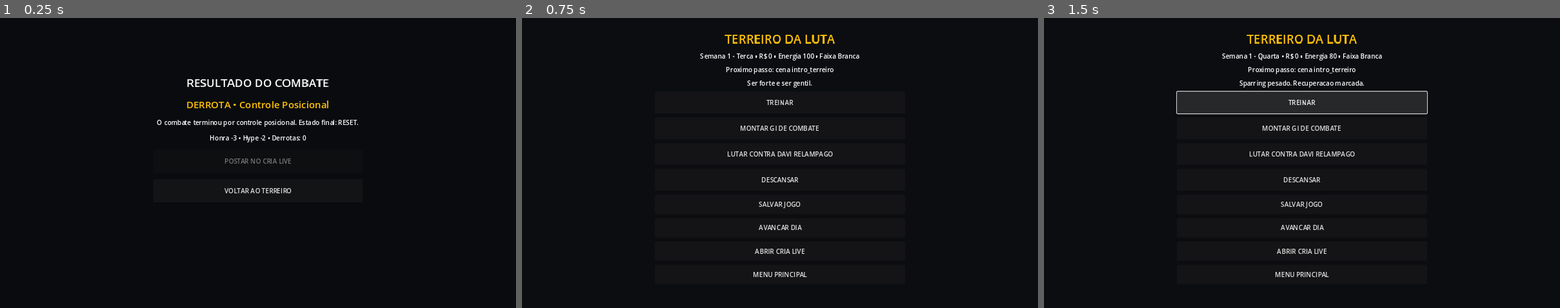
Above: before the commit, frames 1-3 (left to right).
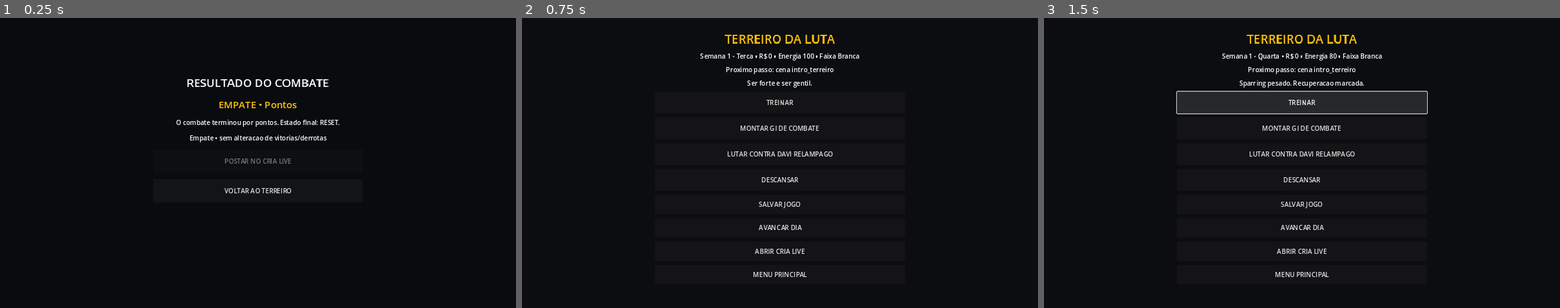
Above: after the commit, the same moments.

Repository: ringuemkt-rgb/cria-do-tatame
Game: Godot game, scene res://scenes/result/ResultScreen.tscn
Two runs of this game, one before a commit and one after it. Both use one fixed random seed, a clock stepped at 60 frames per second and the inputs below. This scene is started directly instead of the project's main scene.
Inputs:
- Up to frame 1 (0.25 s): no input
- Up to frame 2 (0.75 s): click "VOLTAR AO TERREIRO" at 0.5 s
- Up to frame 3 (1.5 s): click "TREINAR" at 1.25 s

The runs differ from the first frame. In frame 1, 1.1% of the frame differs, in the area x 30-70%, y 28-43%; in frame 2, nothing differs; in frame 3, nothing differs.

Commit message:
fix(ui): render grappling point decisions and draws

Diff:
--- a/scenes/result/ResultScreen.gd
+++ b/scenes/result/ResultScreen.gd
@@ -23,16 +23,19 @@
 func _update_result() -> void:
 	var data: Dictionary = WorldState.last_combat_result
 	var winner := str(data.get("winner", ""))
-	var won := winner == WorldState.player_id
-	var title := "VITORIA" if won else "DERROTA"
-	var method := _humanize_method(str(data.get("method", "controle_posicional")))
+	var draw := bool(data.get("draw", false)) or winner == ""
+	var won := not draw and winner == WorldState.player_id
+	var title := "EMPATE" if draw else ("VITORIA" if won else "DERROTA")
+	var method := _humanize_method(str(data.get("method", "pontos")))
 	if has_node("Panel/Result"):
 		$Panel/Result.text = "%s • %s" % [title, method]
 	if has_node("Panel/Details"):
 		var final_state := str(data.get("final_state", "RESET")).replace("_", " ")
 		$Panel/Details.text = "O combate terminou por %s. Estado final: %s." % [method.to_lower(), final_state]
 	if has_node("Panel/Reward"):
-		if won:
+		if draw:
+			$Panel/Reward.text = "Empate • sem alteracao de vitorias/derrotas"
+		elif won:
 			$Panel/Reward.text = "+ R$ 200 • Honra +5 • Hype +3 • Vitorias: %d" % WorldState.fights_won
 		else:
 			$Panel/Reward.text = "Honra -3 • Hype -2 • Derrotas: %d" % WorldState.fights_lost
@@ -41,6 +44,10 @@
 
 func _humanize_method(method: String) -> String:
 	match method:
+		"pontos": return "Pontos"
+		"vantagens": return "Vantagens"
+		"penalidades": return "Penalidades"
+		"empate_tempo": return "Empate no tempo"
 		"controle_posicional": return "Controle Posicional"
 		"encerramento_tecnico": return "Encerramento Tecnico"
 		"mata_leao": return "Mata-leao com tap"
